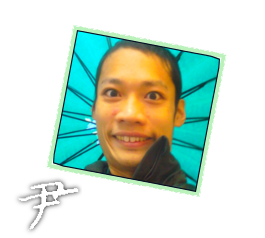
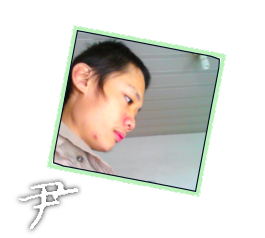
Layer changes from the first 265px x 238px image to the second:
painted on "IMG_20151218_122748.jpg" over [53, 30, 220, 192]
